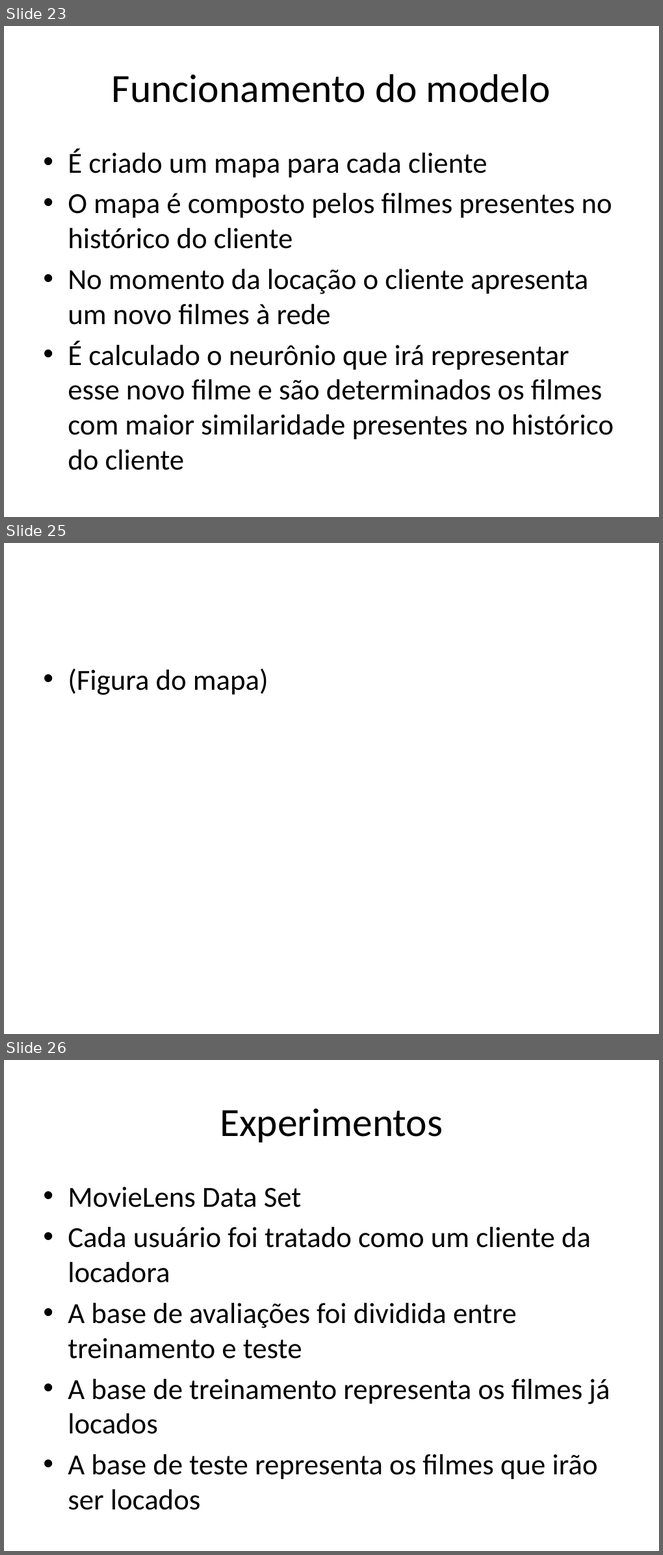
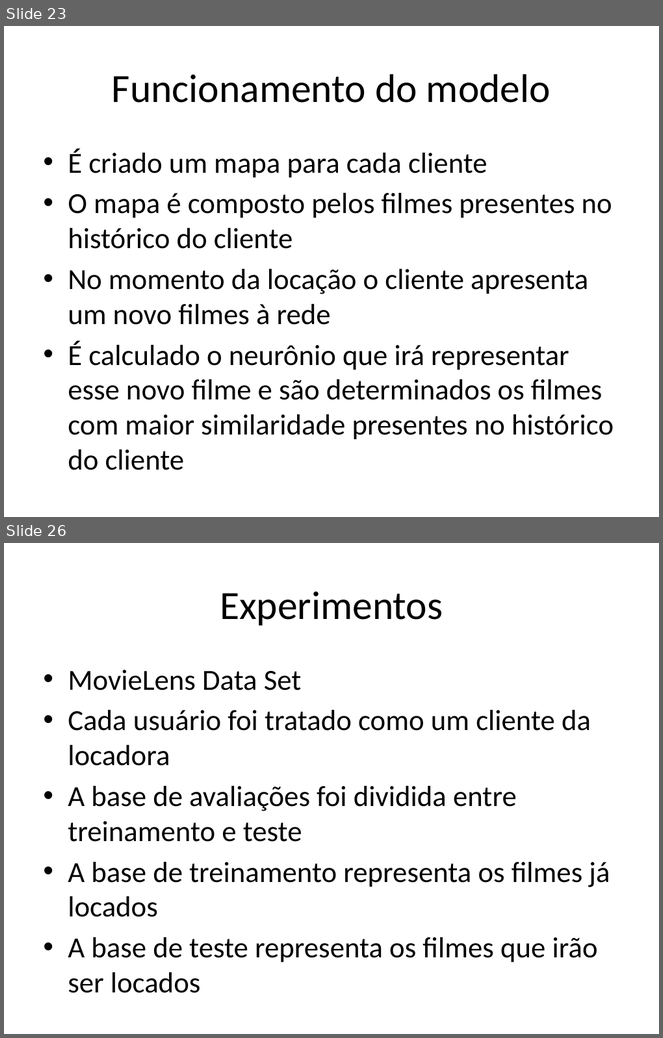
Before and after one commit to andersonberg/srsom, a slide deck: Apresentação/TCC_AndersonBerg_Apresentação_20091206_V1.pptx. Shown one above the other, each under a label of ours: slides 23, 25 and 26 before the commit, slides 23 and 26 after it; the slides between them are not shown. The pictures are 663x1555 and 663x1038 pixels, drawn with LibreOffice and Linux fonts; fonts in the diff are those of the drawing. Boxes give left, top, right and bottom in pixels: in the first picture for what was removed or moved away, otherwise in the second. Text is boxed around its words. In the diff, an @@ line names an element or a change of style, - is before the commit and + after.

```diff
--- a/Apresentação/TCC_AndersonBerg_Apresentação_20091206_V1.pptx
+++ b/Apresentação/TCC_AndersonBerg_Apresentação_20091206_V1.pptx
@@ slide 25 removed at [4, 543, 659, 1034], background #FFFFFF @@
@@ text removed at [68, 668, 269, 695] @@
-• (Figura do mapa)
```
Also in this commit, not shown: 9 slides changed, 2 slides added, 1 other slide removed, 1 other file.
